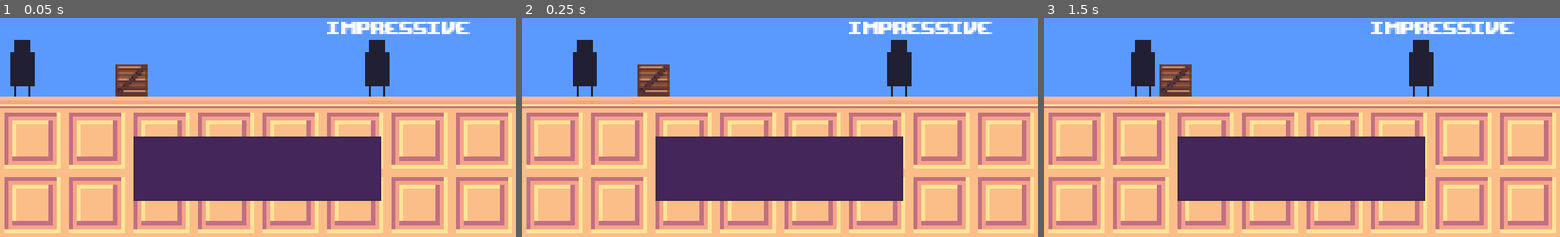
Above: before the commit, frames 1-3 (left to right).
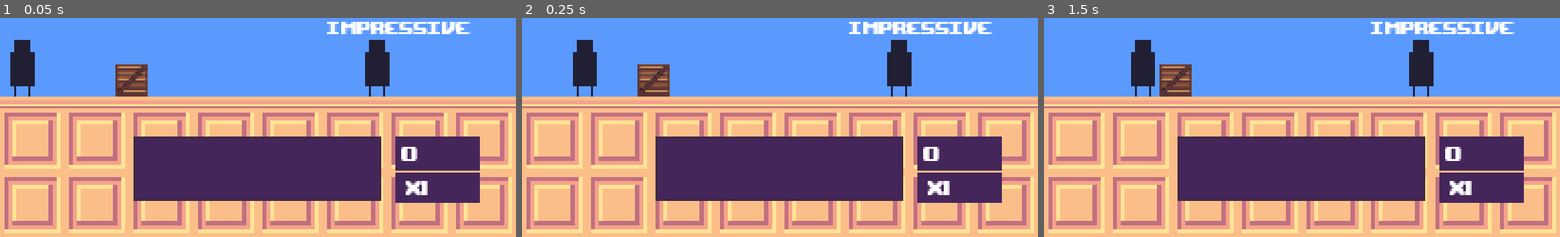
Above: after the commit, the same moments.

Repository: Paulb23/ludum_dare_41
Game: Godot game, scene res://endless_mode.tscn
The game is run twice, just before and just after one commit, with the same random seed, the same clock (stepped at 60 frames per second) and the same inputs.
Inputs:
- Up to frame 1 (0.05 s): no input
- Up to frame 2 (0.25 s): no input
- Up to frame 3 (1.5 s): tap Enter at 0.5 s; tap Space at 1.25 s

The runs differ from the first frame. In frame 1, 4.8% of the frame differs, in the area x 76-93%, y 54-85%; in frame 2, 4.8%; in frame 3, 4.8%.

Commit message:
score multi

Diff:
--- a/ludum_dare_41/characters/cowboys/cowboy.gd
+++ b/ludum_dare_41/characters/cowboys/cowboy.gd
@@ -2,11 +2,16 @@
 
 var dictionary = preload("res://typer/dictionary.gd")
 
+var points
 var word
 
 func _ready():
+	points = 10
 	word = dictionary.get_easy_word()
 	while (!get_parent().add_word(word, self)):
 		word = dictionary.get_easy_word()
 
 	$word.text = word
+
+func get_points():
+	return points
--- a/ludum_dare_41/endless_mode.tscn
+++ b/ludum_dare_41/endless_mode.tscn
@@ -1,8 +1,9 @@
-[gd_scene load_steps=4 format=2]
+[gd_scene load_steps=5 format=2]
 
 [ext_resource path="res://endless_mode.gd" type="Script" id=1]
 [ext_resource path="res://typer/typer.tscn" type="PackedScene" id=2]
 [ext_resource path="res://characters/player/player.tscn" type="PackedScene" id=3]
+[ext_resource path="res://game_sfx.tscn" type="PackedScene" id=4]
 
 [node name="game" type="Node2D"]
 
@@ -23,3 +24,5 @@
 [node name="player" parent="." index="2" instance=ExtResource( 3 )]
 
 position = Vector2( 6.10281, 58.6763 )
+
+[node name="sfx" parent="." index="3" instance=ExtResource( 4 )]
--- a/ludum_dare_41/game.gd
+++ b/ludum_dare_41/game.gd
@@ -1,4 +1,13 @@
 extends Node2D
+
+
+var words_completed
+
+var failed
+var score_words_completed
+var words_util_next_multi
+var score_multiplyer
+var score
 
 var player
 var typer
@@ -7,12 +16,22 @@
 var player_cover
 
 func _ready():
+	failed = false
+	score_words_completed = 0
+	words_completed = 0
+	score_multiplyer = 1
+	words_util_next_multi = 1
+	score = 0
+
 	player = $player
 	player.connect("reached_cover", self, "_player_reached_cover")
 
 	typer = $typer
 	typer.connect("request_word", self, "_request_word")
 	typer.connect("word_complete", self, "_word_complete")
+	typer.connect("invalid_key", self, "_invalid_key")
+	typer.set_points(score)
+	typer.set_multiplyer(score_multiplyer)
 
 func _physics_process(delta):
 	if cover_complete:
@@ -34,7 +53,29 @@
 func _word_complete(word):
 	if (!player_cover):
 		return
-	player_cover.word_complete(word)
+	score_words_completed += 1
+	words_completed += 1
+
+	if (score_words_completed >= words_util_next_multi && !failed):
+		$sfx/inc_score_multi.play()
+		score_multiplyer += 1
+		words_util_next_multi = pow(score_multiplyer, 2)
+
+	failed = false
+	var points = player_cover.word_complete(word)
+	score += (points * score_multiplyer)
+	typer.set_points(score)
+	typer.set_multiplyer(score_multiplyer)
 
 func _cover_completed():
 	cover_complete = true
+
+func _invalid_key():
+	failed = true
+	if (score_multiplyer == 1):
+		return
+	score_words_completed = 0
+	score_multiplyer = 1
+	words_util_next_multi = pow(score_multiplyer, 2)
+	typer.set_multiplyer(score_multiplyer)
+	$sfx/dec_score_multi.play()
--- /dev/null
+++ b/ludum_dare_41/game_sfx.tscn
@@ -0,0 +1,22 @@
+[gd_scene load_steps=3 format=2]
+
+[ext_resource path="res://sfx/inc_score_multi.wav" type="AudioStream" id=1]
+[ext_resource path="res://sfx/dec_score_multi.wav" type="AudioStream" id=2]
+
+[node name="sfx" type="Node2D"]
+
+[node name="inc_score_multi" type="AudioStreamPlayer" parent="." index="0"]
+
+stream = ExtResource( 1 )
+volume_db = -30.0
+autoplay = false
+mix_target = 0
+bus = "Sfx"
+
+[node name="dec_score_multi" type="AudioStreamPlayer" parent="." index="1"]
+
+stream = ExtResource( 2 )
+volume_db = -30.0
+autoplay = false
+mix_target = 0
+bus = "Sfx"
--- a/ludum_dare_41/level_parts/flat_open_space.tscn
+++ b/ludum_dare_41/level_parts/flat_open_space.tscn
@@ -11,7 +11,7 @@
 custom_solver_bias = 0.0
 extents = Vector2( 1, 2 )
 
-[node name="flat_open_space" type="Node2D" index="0"]
+[node name="flat_open_space" type="Node2D"]
 
 script = ExtResource( 1 )
 
--- a/ludum_dare_41/level_parts/level_part.gd
+++ b/ludum_dare_41/level_parts/level_part.gd
@@ -12,8 +12,10 @@
 	return null
 
 func word_complete(word):
+	var points = level_words[word].get_points()
 	level_words[word].queue_free()
 	level_words.erase(word)
+	return points
 
 func add_word(new_word, object):
 	if (level_words.has(new_word)):
--- a/ludum_dare_41/level_parts/player_cover.gd
+++ b/ludum_dare_41/level_parts/player_cover.gd
@@ -6,6 +6,7 @@
 	return get_parent().get_word(letter)
 
 func word_complete(word):
-	get_parent().word_complete(word)
+	var points = get_parent().word_complete(word)
 	if (get_parent().level_words.size() <= 0):
 		emit_signal("cover_completed")
+	return points
--- a/ludum_dare_41/typer/typer.gd
+++ b/ludum_dare_41/typer/typer.gd
@@ -1,5 +1,6 @@
 extends Control
 
+signal invalid_key
 signal request_word
 signal word_complete
 
@@ -43,6 +44,9 @@
 		word.add_text(current_word.substr(0, current_char))
 		word.push_color(defualt_color)
 		word.add_text(current_word.substr(current_char, current_word_size))
+	elif (key_pressed != null):
+		$typing_incorrect.play()
+		emit_signal("invalid_key")
 
 	if (current_char == current_word_size):
 		emit_signal("word_complete", current_word)
@@ -61,3 +65,9 @@
 		current_word_size = new_word.length()
 		word.push_color(defualt_color)
 		word.add_text(new_word)
+
+func set_points(points):
+	$points_text.text = String(points)
+
+func set_multiplyer(multiplyer):
+	$multiplyer_text.text = "x"+String(multiplyer)
--- a/ludum_dare_41/typer/typer.tscn
+++ b/ludum_dare_41/typer/typer.tscn
@@ -1,9 +1,10 @@
-[gd_scene load_steps=6 format=2]
+[gd_scene load_steps=8 format=2]
 
 [ext_resource path="res://typer/typer.gd" type="Script" id=1]
 [ext_resource path="res://ui/type_back.png" type="Texture" id=2]
 [ext_resource path="res://fonts/upheavtt.ttf" type="DynamicFontData" id=3]
 [ext_resource path="res://sfx/type.wav" type="AudioStream" id=4]
+[ext_resource path="res://sfx/type_incorrect.wav" type="AudioStream" id=5]
 
 [sub_resource type="DynamicFont" id=1]
 
@@ -13,12 +14,22 @@
 font_data = ExtResource( 3 )
 _sections_unfolded = [ "Extra Spacing", "Font", "Settings" ]
 
-[node name="typer" type="Control"]
+[sub_resource type="DynamicFont" id=2]
+
+size = 14
+use_mipmaps = true
+use_filter = false
+font_data = ExtResource( 3 )
+_sections_unfolded = [ "Font", "Settings" ]
+
+[node name="typer" type="Control" index="0"]
 
 anchor_left = 0.0
 anchor_top = 0.0
 anchor_right = 1.0
 anchor_bottom = 1.0
+margin_left = 1.0
+margin_right = 1.0
 rect_pivot_offset = Vector2( 0, 0 )
 rect_clip_content = false
 mouse_filter = 0
@@ -45,18 +56,56 @@
 size_flags_horizontal = 1
 size_flags_vertical = 1
 texture = ExtResource( 2 )
-_sections_unfolded = [ "Axis Stretch", "Margin", "Patch Margin" ]
+_sections_unfolded = [ "Axis Stretch", "Margin", "Patch Margin", "Rect" ]
 
-[node name="word" type="RichTextLabel" parent="." index="1"]
+[node name="points" type="NinePatchRect" parent="." index="1"]
+
+anchor_left = 0.0
+anchor_top = 0.0
+anchor_right = 0.0
+anchor_bottom = 0.0
+margin_left = 131.0
+margin_top = 13.0
+margin_right = 173.0
+margin_bottom = 30.0
+rect_pivot_offset = Vector2( 0, 0 )
+rect_clip_content = false
+mouse_filter = 2
+mouse_default_cursor_shape = 0
+size_flags_horizontal = 1
+size_flags_vertical = 1
+texture = ExtResource( 2 )
+_sections_unfolded = [ "Axis Stretch", "Margin", "Patch Margin", "Rect" ]
+
+[node name="multiplyer" type="NinePatchRect" parent="." index="2"]
+
+anchor_left = 0.0
+anchor_top = 0.0
+anchor_right = 0.0
+anchor_bottom = 0.0
+margin_left = 131.0
+margin_top = 31.0
+margin_right = 173.0
+margin_bottom = 46.0
+rect_pivot_offset = Vector2( 0, 0 )
+rect_clip_content = false
+mouse_filter = 2
+mouse_default_cursor_shape = 0
+size_flags_horizontal = 1
+size_flags_vertical = 1
+texture = ExtResource( 2 )
+_sections_unfolded = [ "Axis Stretch", "Margin", "Patch Margin", "Rect" ]
+
+[node name="word" type="RichTextLabel" parent="." index="3"]
 
 anchor_left = 0.0
 anchor_top = 0.0
 anchor_right = 0.0
 anchor_bottom = 0.0
 margin_left = 7.0
-margin_top = 21.0
+margin_top = 20.0
 margin_right = 122.0
-margin_bottom = 41.0
+margin_bottom = 40.0
 rect_pivot_offset = Vector2( 0, 0 )
 rect_clip_content = true
 mouse_filter = 0
@@ -75,12 +124,66 @@
 scroll_following = false
 selection_enabled = false
 override_selected_font_color = false
-_sections_unfolded = [ "BBCode", "custom_constants", "custom_fonts" ]
+_sections_unfolded = [ "BBCode", "Margin", "custom_constants", "custom_fonts" ]
 
-[node name="typing" type="AudioStreamPlayer" parent="." index="2"]
+[node name="points_text" type="Label" parent="." index="4"]
+
+anchor_left = 0.0
+anchor_top = 0.0
+anchor_right = 0.0
+anchor_bottom = 0.0
+margin_left = 134.0
+margin_top = 14.0
+margin_right = 174.0
+margin_bottom = 28.0
+rect_pivot_offset = Vector2( 0, 0 )
+rect_clip_content = false
+mouse_filter = 2
+mouse_default_cursor_shape = 0
+size_flags_horizontal = 1
+size_flags_vertical = 4
+custom_fonts/font = SubResource( 2 )
+text = "10000"
+percent_visible = 1.0
+lines_skipped = 0
+max_lines_visible = -1
+_sections_unfolded = [ "custom_fonts" ]
+
+[node name="multiplyer_text" type="Label" parent="." index="5"]
+
+anchor_left = 0.0
+anchor_top = 0.0
+anchor_right = 0.0
+anchor_bottom = 0.0
+margin_left = 136.0
+margin_top = 31.0
+margin_right = 176.0
+margin_bottom = 45.0
+rect_pivot_offset = Vector2( 0, 0 )
+rect_clip_content = false
+mouse_filter = 2
+mouse_default_cursor_shape = 0
+size_flags_horizontal = 1
+size_flags_vertical = 4
+custom_fonts/font = SubResource( 2 )
+text = "x100"
+percent_visible = 1.0
+lines_skipped = 0
+max_lines_visible = -1
+_sections_unfolded = [ "custom_fonts" ]
+
+[node name="typing" type="AudioStreamPlayer" parent="." index="6"]
 
 stream = ExtResource( 4 )
 volume_db = -40.0
 autoplay = false
 mix_target = 0
-bus = "Master"
+bus = "Sfx"
+
+[node name="typing_incorrect" type="AudioStreamPlayer" parent="." index="7"]
+
+stream = ExtResource( 5 )
+volume_db = -40.0
+autoplay = false
+mix_target = 0
+bus = "Sfx"
Not shown, added: ludum_dare_41/sfx/dec_score_multi.wav
Not shown, added: ludum_dare_41/sfx/inc_score_multi.wav
Not shown, added: ludum_dare_41/sfx/type_incorrect.wav
